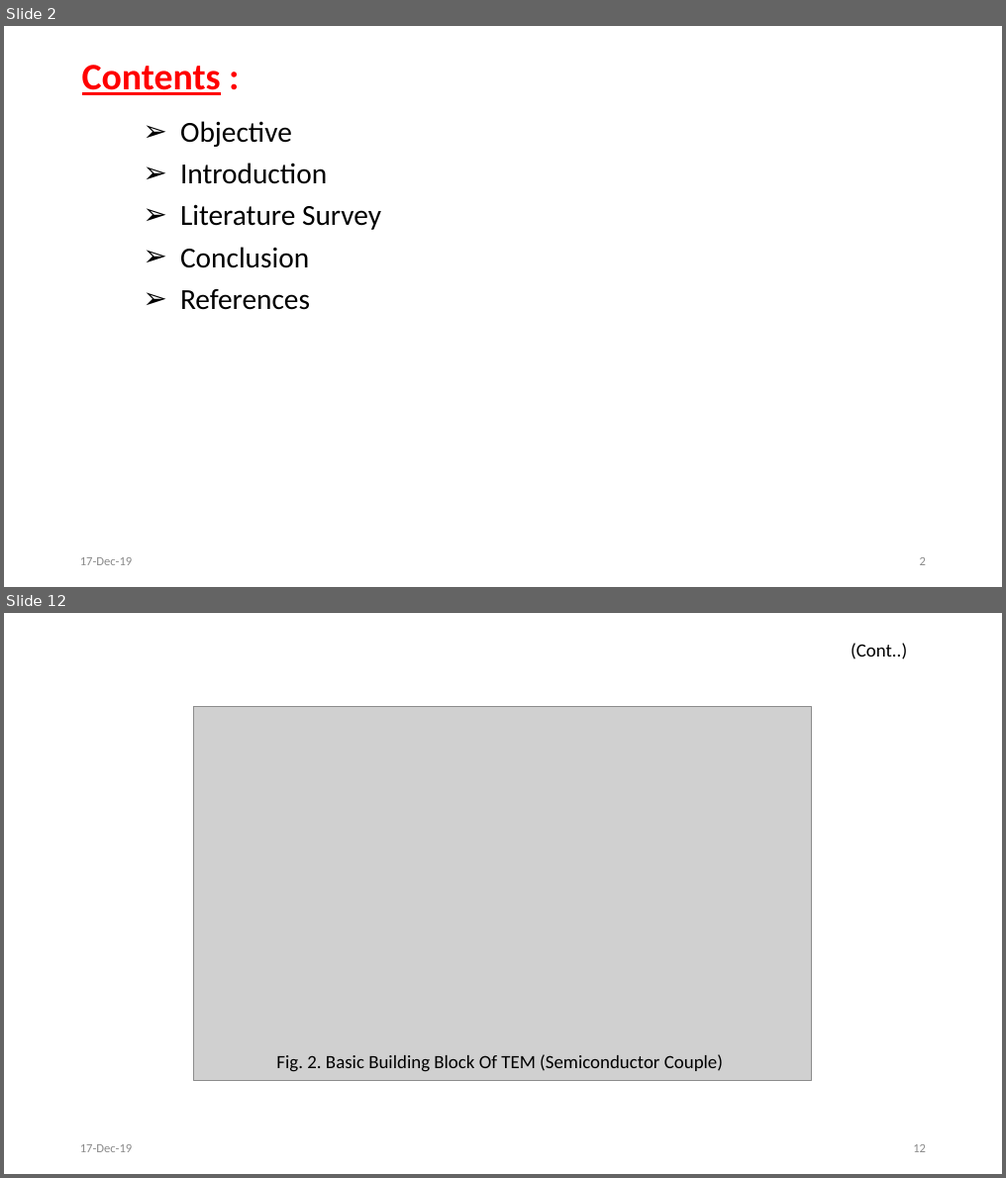
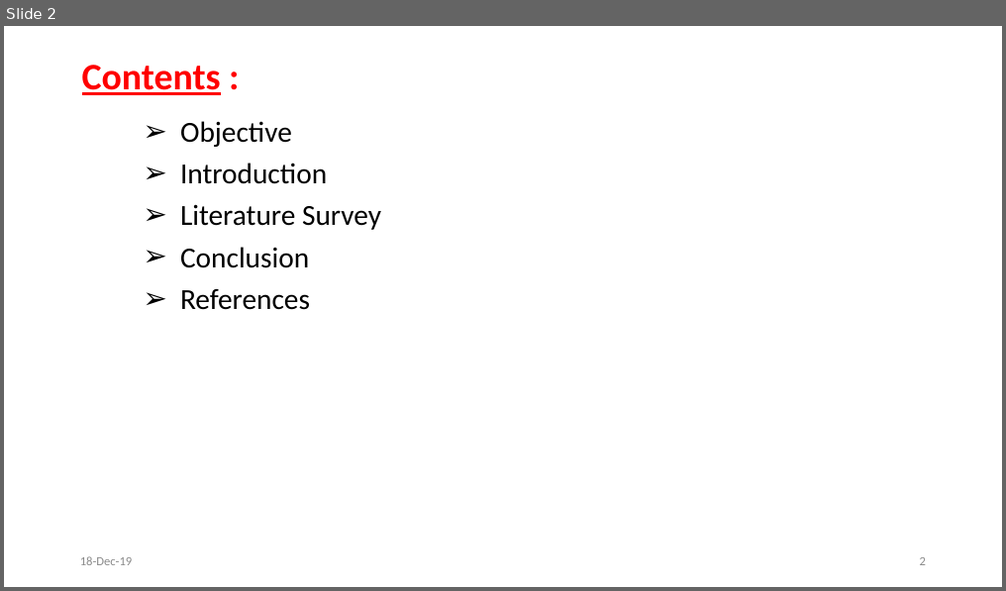
Before and after one commit to svec-final-year-project-eee/Project, a slide deck: First Review/First Oral Presentation.pptx. Shown one above the other, each under a label of ours: slides 2 and 12 before the commit, slide 2 after it; the slides between them are not shown. The pictures are 1006x1178 and 1006x591 pixels, drawn with LibreOffice and Linux fonts; fonts in the diff are those of the drawing; grey boxes stand for pictures. Boxes give left, top, right and bottom in pixels: in the first picture for what was removed or moved away, otherwise in the second. Text is boxed around its words. In the diff, an @@ line names an element or a change of style, - is before the commit and + after.

```diff
--- a/First Review/First Oral Presentation.pptx
+++ b/First Review/First Oral Presentation.pptx
@@ slide 12 removed at bbox=[4, 613, 1002, 1174], background #FFFFFF @@
@@ text removed at bbox=[850, 643, 907, 660] @@
-(Cont..)
@@ picture removed at bbox=[194, 707, 812, 1080] @@
@@ text removed at bbox=[276, 1055, 723, 1072] @@
-Fig. 2. Basic Building Block Of TEM (Semiconductor Couple)
@@ text removed at bbox=[80, 1145, 133, 1153] @@
-17-Dec-19
@@ page number removed at bbox=[913, 1145, 926, 1153] @@
-12
@@ slide 2 changed as well @@
@@ text at bbox=[80, 557, 133, 566]: text changed @@
-17-Dec-19
+18-Dec-19
```
Also in this commit, not shown: 4 other slides changed, 5 slides added, 23 other slides removed.
